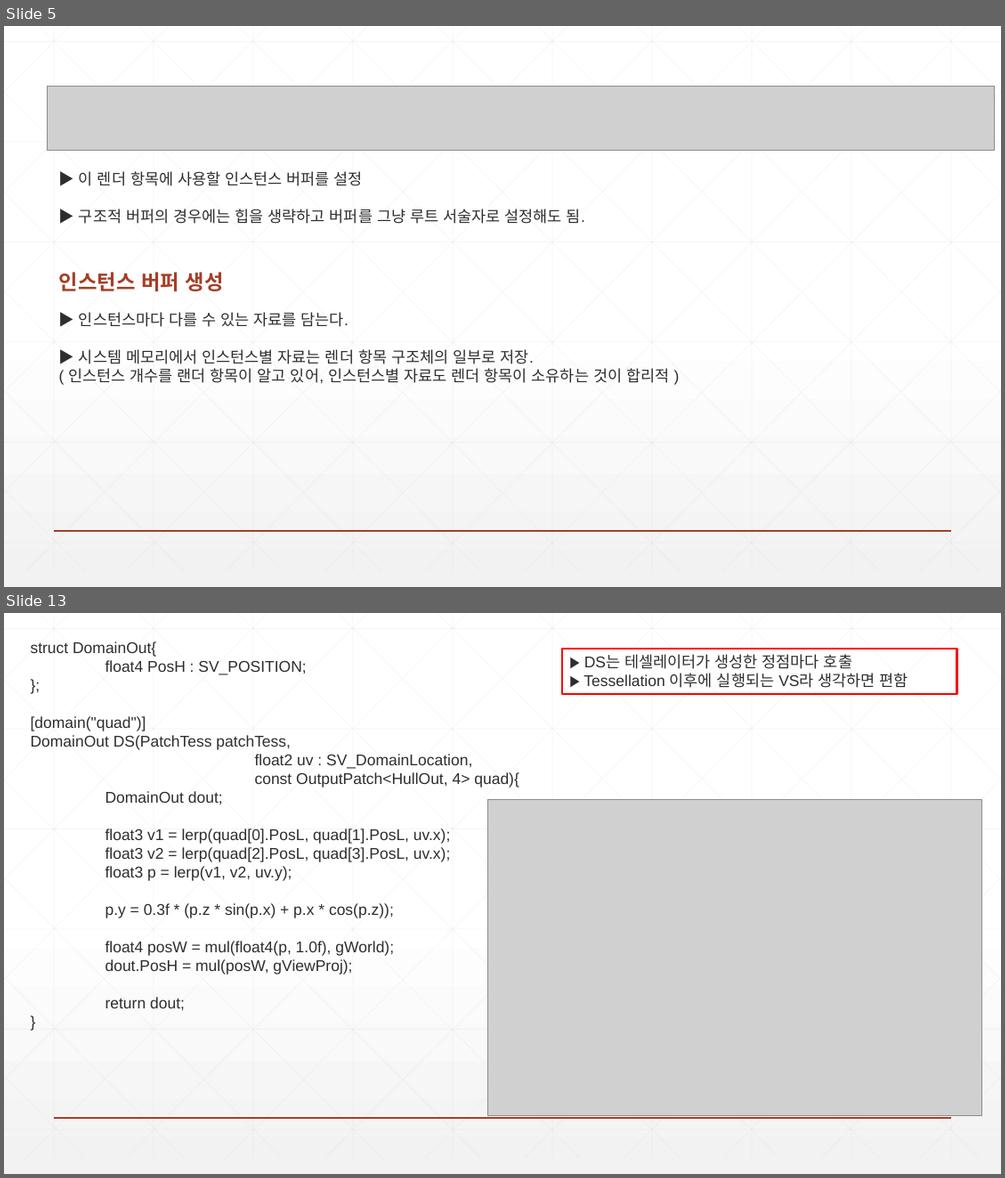
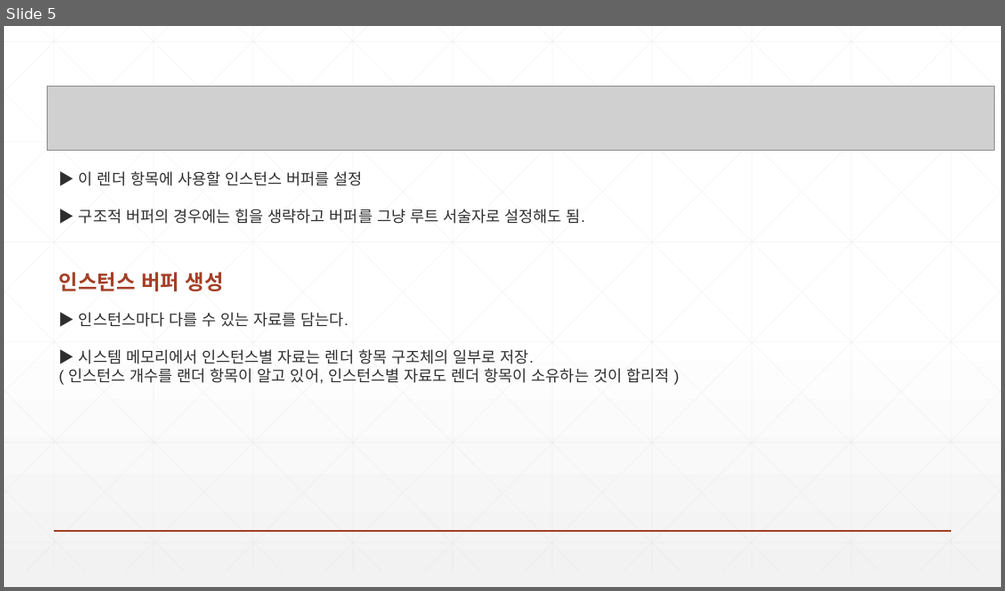
Before and after one commit to earthboom/CodingStudy, a slide deck: Common/Chapter16 InstancingAndCulling.pptx. Shown one above the other, each under a label of ours: slides 5 and 13 before the commit, slide 5 after it; the slides between them are not shown. The pictures are 1005x1178 and 1005x591 pixels, drawn with LibreOffice and Linux fonts; fonts in the diff are those of the drawing; grey boxes stand for pictures. Boxes give left, top, right and bottom in pixels: in the first picture for what was removed or moved away, otherwise in the second. Text is boxed around its words. In the diff, an @@ line names an element or a change of style, - is before the commit and + after.

```diff
--- a/Common/Chapter16 InstancingAndCulling.pptx
+++ b/Common/Chapter16 InstancingAndCulling.pptx
@@ slide 13 removed at <box>4,613,1001,1174</box>, background gradient #FFFFFF to #F2F2F2; not listed: 47 template elements that a slide beside it also shows @@
@@ text removed at <box>31,641,519,1010</box> @@
-struct DomainOut{
-float4 PosH : SV_POSITION;
-};
-[domain("quad")]
-DomainOut DS(PatchTess patchTess,
-float2 uv : SV_DomainLocation,
-const OutputPatch<HullOut, 4> quad){
-DomainOut dout;
-float3 v1 = lerp(quad[0].PosL, quad[1].PosL, uv.x);
-float3 v2 = lerp(quad[2].PosL, quad[3].PosL, uv.x);
-float3 p = lerp(v1, v2, uv.y);
-p.y = 0.3f * (p.z * sin(p.x) + p.x * cos(p.z));
-float4 posW = mul(float4(p, 1.0f), gWorld);
-dout.PosH = mul(posW, gViewProj);
-return dout;
-}
@@ rectangle removed at <box>563,649,957,695</box> @@
-▶ DS는 테셀레이터가 생성한 정점마다 호출
-▶ Tessellation 이후에 실행되는 VS라 생각하면 편함
@@ picture removed at <box>488,799,982,1116</box> @@
```
Also in this commit, not shown: 4 slides added, 7 other slides removed, 12 other files.
